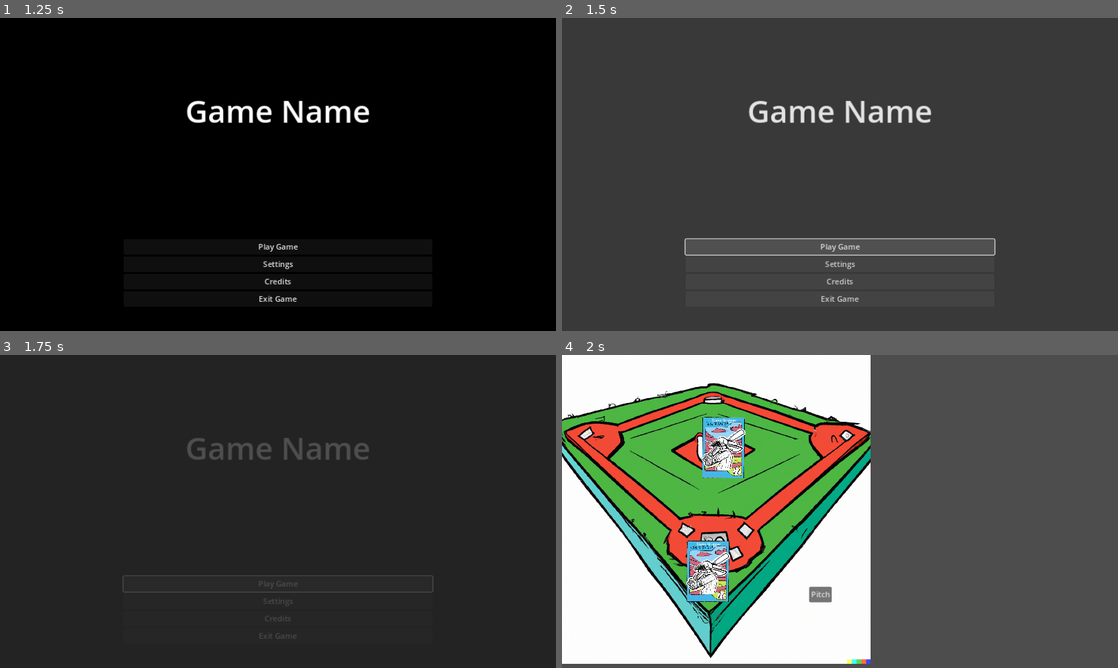
Above: before the commit, frames 1-4 (two rows, left to right).
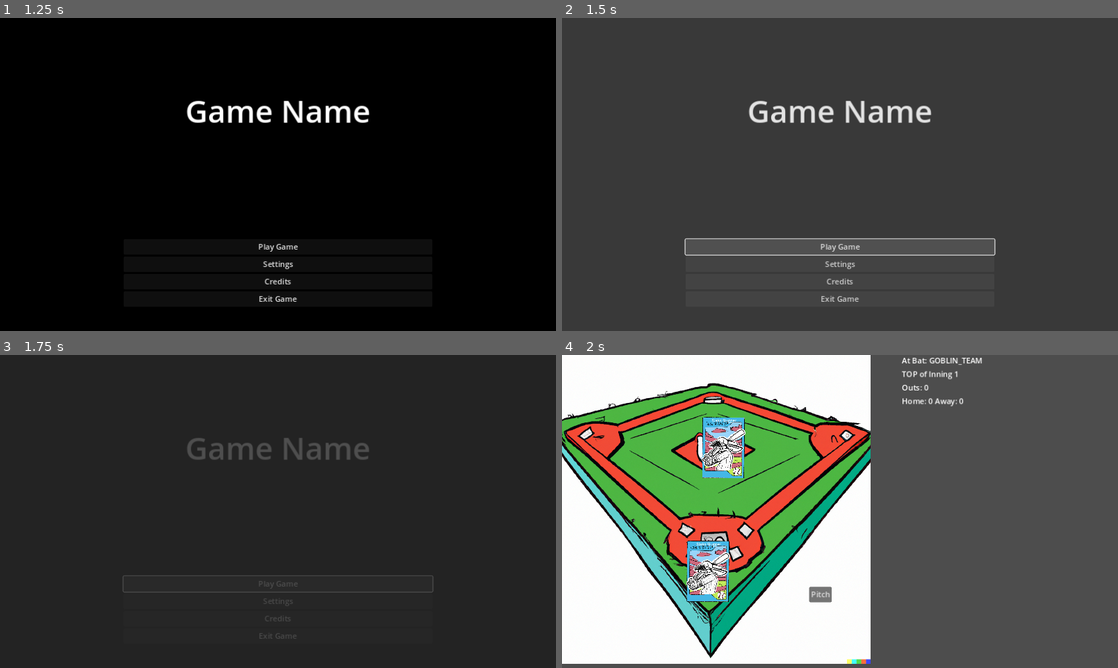
Above: after the commit, the same moments.

Repository: Zami77/MonsterModeBaseball
Game: Godot game, scene res://src/managers/game_manager/GameManager.tscn
Same seed, same stepped clock (60 frames per second), same inputs: the game is played once before the commit and once after it. Sound files missing from this copy of the repository are replaced by a short silence.
Inputs (mouse positions are in pixels of both pictures, inside the frame that each line leads up to):
- Up to frame 1 (1.25 s): move the mouse to (400, 158) at 0.52 s
- Up to frame 2 (1.5 s): click "Play Game" at 1.25 s
- Up to frame 3 (1.75 s): no input
- Up to frame 4 (2 s): no input

Frames 1-3 are identical in both runs. In frame 4, 0.6% of the frame differs, in the area x 22-76%, y 0-77%.

Commit message:
glurm added and stats container added to match manager

Diff:
--- a/src/common/ScenePaths.gd
+++ b/src/common/ScenePaths.gd
@@ -7,5 +7,6 @@
 static var match_manager = "res://src/managers/match_manager/MatchManager.tscn"
 
 static var slaks_slugger_packed_scene = preload("res://src/monster_cards/goblins/slaks_slugger/SlaksSlugger.tscn")
+static var glurm_packed_scene = preload("res://src/monster_cards/goblins/glurm/Glurm.tscn")
 
 static var goblin_team_resource = preload("res://src/teams/goblin_team/GoblinTeam.tres")
--- a/src/managers/match_manager/Inning.gd
+++ b/src/managers/match_manager/Inning.gd
@@ -1,6 +1,6 @@
 class_name Inning
 extends Resource
 
-var current_inning: int = 0
+var current_inning: int = 1
 var current_frame := MatchManager.InningFrame.TOP
 var current_outs: int = 0
--- a/src/managers/match_manager/MatchManager.gd
+++ b/src/managers/match_manager/MatchManager.gd
@@ -10,6 +10,10 @@
 
 @onready var bases_manager: BasesManager = $BasesManager
 @onready var pitch_swing_button: DefaultButton = $PitchSwingButton
+@onready var at_bat_label: Label = $GameStatsContainer/AtBatLabel
+@onready var inning_label: Label = $GameStatsContainer/InningLabel
+@onready var outs_label: Label = $GameStatsContainer/OutsLabel
+@onready var score_label: Label = $GameStatsContainer/ScoreLabel
 
 # home team bats in the bottom of the inning
 var home_team: MonsterTeam
@@ -34,6 +38,7 @@
 func setup(_home_team: MonsterTeam, _away_team: MonsterTeam) -> void:
 	home_team = _home_team
 	away_team = _away_team
+	_update_stats_container()
 	_setup_inning()
 
 func _setup_inning() -> void:
@@ -110,6 +115,8 @@
 	if inning.current_inning > total_innings:
 		_end_match()
 
+	_update_stats_container()
+
 func _move_monster_to_position(monster_character: MonsterCharacter, target_pos: Vector2) -> void:
 	var monster_move_tween = get_tree().create_tween().set_trans(Tween.TRANS_LINEAR)
 	monster_move_tween.tween_property(monster_character, "global_position", target_pos, 0.8)
@@ -126,6 +133,9 @@
 		away_team.score += 1
 	elif inning.current_frame == InningFrame.BOTTOM:
 		home_team.score += 1
+
+	_update_stats_container()
+
 	await get_tree().create_timer(1.0).timeout
 	remove_child(monster)
 	monster.queue_free()
@@ -137,6 +147,8 @@
 
 	if inning.current_outs >= outs_per_inning:
 		_next_frame()
+
+	_update_stats_container()
 
 func _move_monsters_to_dug_out() -> void:
 	var monsters_to_remove = []
@@ -150,3 +162,11 @@
 		remove_child(monster)
 		monster.queue_free()
 	emit_signal("all_monsters_in_dug_out")
+
+func _update_stats_container() -> void:
+	at_bat_label.text = "At Bat: %s" % [
+		MonsterTeam.TeamName.keys()[away_team.monster_team_name] if inning.current_frame == InningFrame.TOP
+		else MonsterTeam.TeamName.keys()[home_team.monster_team_name]]
+	inning_label.text = "%s of Inning %d" % [InningFrame.keys()[inning.current_frame], inning.current_inning]
+	outs_label.text = "Outs: %d" % [inning.current_outs]
+	score_label.text = "Home: %d Away: %d" % [home_team.score, away_team.score]
--- a/src/managers/match_manager/MatchManager.tscn
+++ b/src/managers/match_manager/MatchManager.tscn
@@ -20,3 +20,24 @@
 theme = ExtResource("4_buni1")
 text = "Pitch"
 script = ExtResource("5_t27ud")
+
+[node name="GameStatsContainer" type="VBoxContainer" parent="."]
+offset_left = 704.0
+offset_right = 1088.0
+offset_bottom = 576.0
+
+[node name="AtBatLabel" type="Label" parent="GameStatsContainer"]
+layout_mode = 2
+text = "At Bat:"
+
+[node name="InningLabel" type="Label" parent="GameStatsContainer"]
+layout_mode = 2
+text = "Top of Inning 1"
+
+[node name="OutsLabel" type="Label" parent="GameStatsContainer"]
+layout_mode = 2
+text = "Top of Inning 1"
+
+[node name="ScoreLabel" type="Label" parent="GameStatsContainer"]
+layout_mode = 2
+text = "Home: 0	 Away: 0"
--- a/src/monster_cards/MonsterCard.gd
+++ b/src/monster_cards/MonsterCard.gd
@@ -33,7 +33,8 @@
 	HOME_RUN=6
 }
 enum CardName {
-	SlaksSlugger = 0
+	SLAKS_SLUGGER = 0,
+	GLURM = 1
 }
 
 const NO_RANGE = -1
--- a/src/monster_cards/MonsterCard.tscn
+++ b/src/monster_cards/MonsterCard.tscn
@@ -57,7 +57,6 @@
 offset_right = 192.0
 offset_bottom = 256.0
 expand_mode = 1
-stretch_mode = 5
 
 [node name="MonsterNameLabel" type="Label" parent="."]
 offset_right = 192.0
--- a/src/monster_cards/MonsterCharacterFactory.gd
+++ b/src/monster_cards/MonsterCharacterFactory.gd
@@ -3,7 +3,9 @@
 
 static func get_monster_character(card_name: MonsterCard.CardName) -> MonsterCharacter:
 	match card_name:
-		MonsterCard.CardName.SlaksSlugger:
+		MonsterCard.CardName.SLAKS_SLUGGER:
 			return ScenePaths.slaks_slugger_packed_scene.instantiate()
+		MonsterCard.CardName.GLURM:
+			return ScenePaths.glurm_packed_scene.instantiate()
 		_:
 			return ScenePaths.slaks_slugger_packed_scene.instantiate()
--- /dev/null
+++ b/src/monster_cards/goblins/glurm/Glurm.tscn
@@ -0,0 +1,16 @@
+[gd_scene load_steps=6 format=3 uid="uid://cc2pdhdwunktv"]
+
+[ext_resource type="Script" path="res://src/monster_cards/MonsterCharacter.gd" id="1_p1rq1"]
+[ext_resource type="PackedScene" uid="uid://bk8sldh8eka1f" path="res://src/monster_cards/MonsterCard.tscn" id="2_a0lwi"]
+[ext_resource type="Texture2D" uid="uid://dnfx373aonvcs" path="res://src/monster_cards/goblins/glurm/DALL·E 2023-11-28 21.11.27 - goblin in a baseball uniform, cartoon style.png" id="3_lboup"]
+[ext_resource type="Resource" uid="uid://cw5tfdy1xbn0b" path="res://src/monster_cards/goblins/glurm/GlurmPitchResultCard.tres" id="4_byk6d"]
+[ext_resource type="Resource" uid="uid://6nbvueoeh0iq" path="res://src/monster_cards/goblins/glurm/GlurmBatResultCard.tres" id="5_vitil"]
+
+[node name="Glurm" type="Node2D"]
+script = ExtResource("1_p1rq1")
+
+[node name="MonsterCard" parent="." instance=ExtResource("2_a0lwi")]
+monster_name = "Glurm"
+monster_texture = ExtResource("3_lboup")
+pitch_result_card_resource = ExtResource("4_byk6d")
+bat_result_card_resource = ExtResource("5_vitil")
--- /dev/null
+++ b/src/monster_cards/goblins/glurm/GlurmBatResultCard.tres
@@ -0,0 +1,13 @@
+[gd_resource type="Resource" script_class="ResultCard" load_steps=2 format=3 uid="uid://6nbvueoeh0iq"]
+
+[ext_resource type="Script" path="res://src/monster_cards/ResultCard.gd" id="1_y30xj"]
+
+[resource]
+script = ExtResource("1_y30xj")
+strike_out_range = Array[int]([1, 5])
+fly_ball_range = Array[int]([6, 9])
+ground_ball_out_range = Array[int]([10, 12])
+single_range = Array[int]([13, 18])
+double_range = Array[int]([19, 19])
+triple_range = Array[int]([20, 20])
+home_run_range = Array[int]([-1, -1])
--- /dev/null
+++ b/src/monster_cards/goblins/glurm/GlurmPitchResultCard.tres
@@ -0,0 +1,13 @@
+[gd_resource type="Resource" script_class="ResultCard" load_steps=2 format=3 uid="uid://cw5tfdy1xbn0b"]
+
+[ext_resource type="Script" path="res://src/monster_cards/ResultCard.gd" id="1_kx1w2"]
+
+[resource]
+script = ExtResource("1_kx1w2")
+strike_out_range = Array[int]([1, 9])
+fly_ball_range = Array[int]([10, 13])
+ground_ball_out_range = Array[int]([14, 15])
+single_range = Array[int]([16, 17])
+double_range = Array[int]([18, 18])
+triple_range = Array[int]([19, 19])
+home_run_range = Array[int]([20, 20])
--- a/src/teams/MonsterTeamFactory.gd
+++ b/src/teams/MonsterTeamFactory.gd
@@ -4,6 +4,6 @@
 static func get_monster_team(team_name: MonsterTeam.TeamName) -> Resource:
 	match team_name:
 		MonsterTeam.TeamName.GOBLIN_TEAM:
-			return ScenePaths.goblin_team_resource
+			return ScenePaths.goblin_team_resource.duplicate()
 		_:
-			return ScenePaths.goblin_team_resource
+			return ScenePaths.goblin_team_resource.duplicate()
--- a/src/teams/goblin_team/GoblinTeam.tres
+++ b/src/teams/goblin_team/GoblinTeam.tres
@@ -3,6 +3,7 @@
 [ext_resource type="Script" path="res://src/teams/MonsterTeam.gd" id="1_tas00"]
 
 [resource]
+resource_local_to_scene = true
 script = ExtResource("1_tas00")
-monster_characters = Array[int]([0, 0, 0, 0])
+monster_characters = Array[int]([0, 1, 0, 1])
 monster_team_name = 0
Renamed: src/monster_cards/goblins/slaks_slugger/DALL·E 2023-11-28 21.11.27 - goblin in a baseball uniform, cartoon style.png -> src/monster_cards/goblins/glurm/DALL·E 2023-11-28 21.11.27 - goblin in a baseball uniform, cartoon style.png
Not shown, changed: src/monster_cards/goblins/glurm/DALL·E 2023-11-28 21.11.27 - goblin in a baseball uniform, cartoon style.png.import
